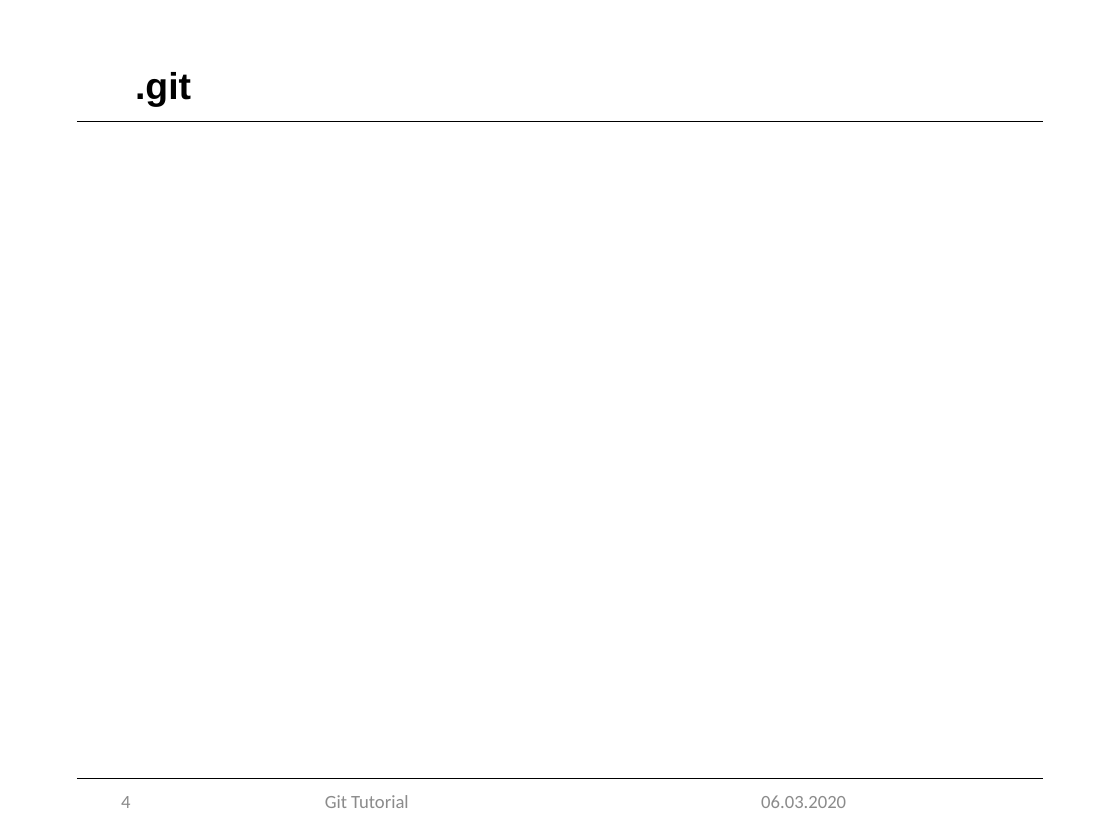
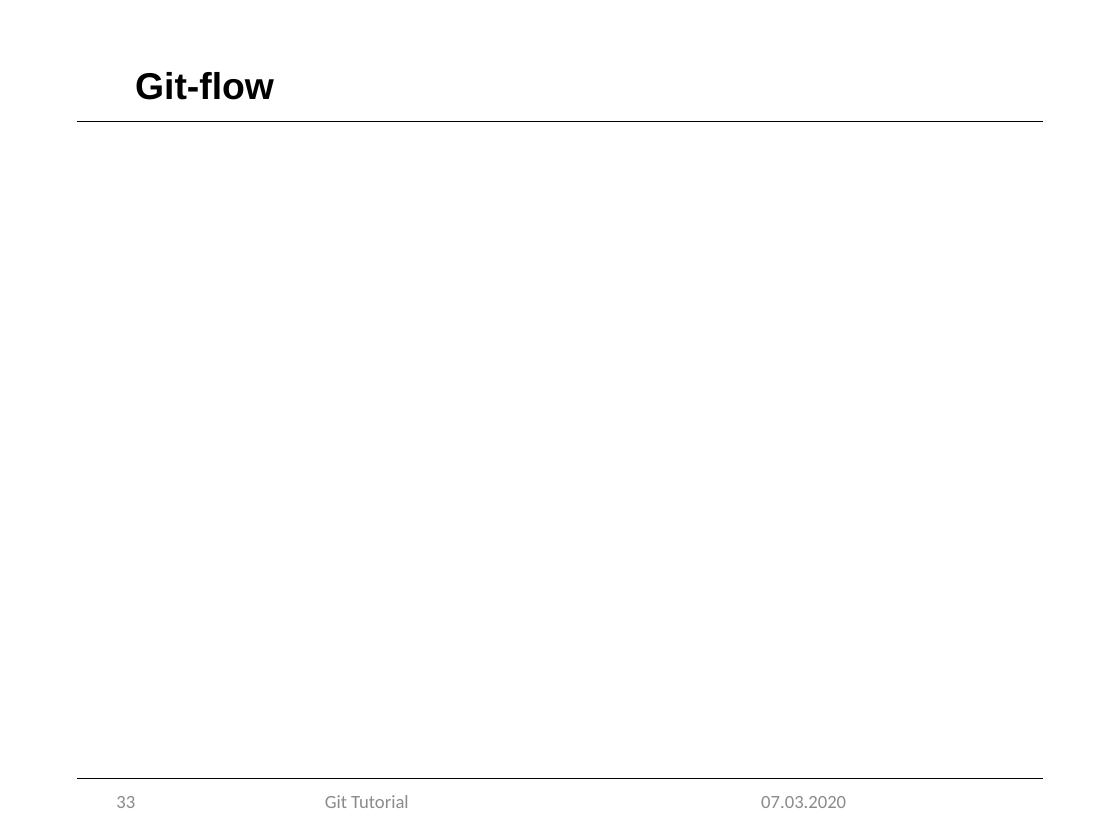
Before and after one commit to marcretzlaff/projektarbeit, a slide deck: slide 33 of Präsentation-90min/Präsentation-90min.pptx (slide 4 before the commit). Drawn at 1120x840 pixels with LibreOffice and Linux fonts; fonts in the diff are those of the drawing; background and template pictures are left out. Boxes give left, top, right and bottom in pixels: in the first picture for what was removed or moved away, otherwise in the second. Text is boxed around its words. In the diff, an @@ line names an element or a change of style, - is before the commit and + after.

```diff
--- a/Präsentation-90min/Präsentation-90min.pptx
+++ b/Präsentation-90min/Präsentation-90min.pptx
@@ title at bbox=[135, 72, 274, 100]: text changed @@
-.git
+Git-flow
@@ page number at bbox=[116, 796, 135, 808]: text changed @@
-4
+33
@@ text at bbox=[761, 796, 846, 808]: text changed @@
-06.03.2020
+07.03.2020
```
Also in this commit, not shown: 6 other slides changed, 31 slides added, 1 other file.
